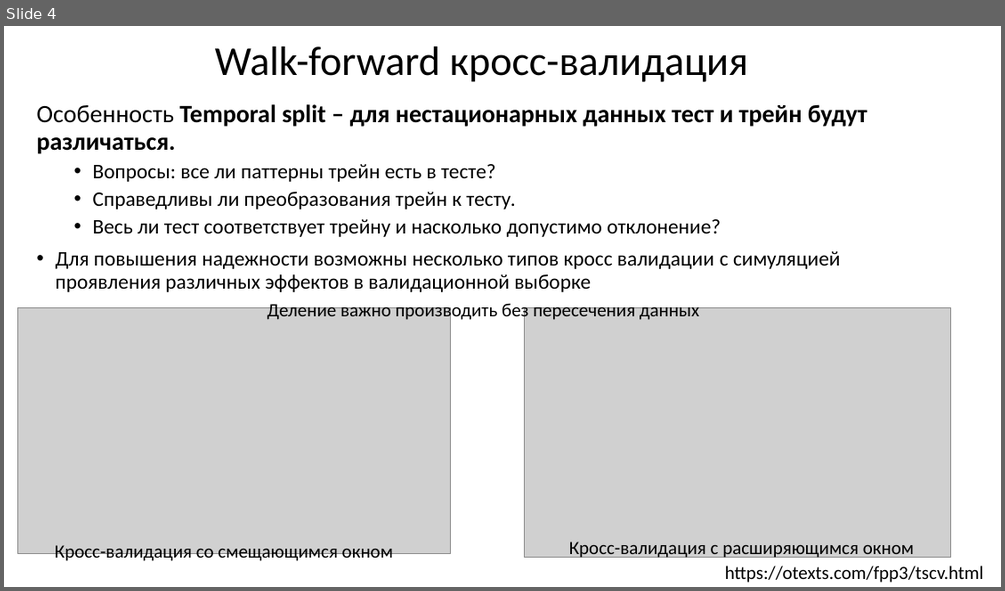
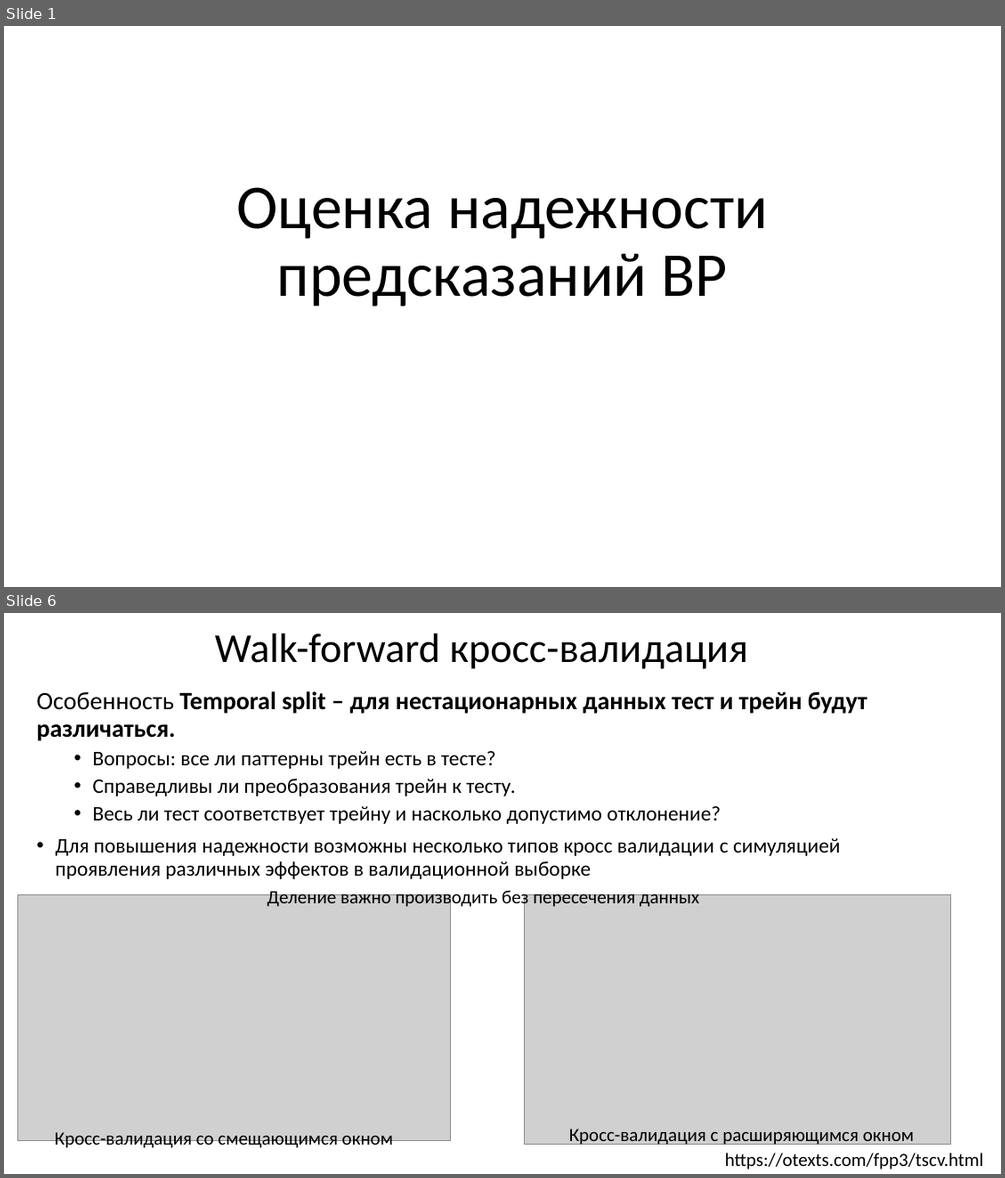
Before and after one commit to MVRonkin/TimeSeriesCourse, a slide deck: 2025/04-2 Оценка качества предсказаний ВР.pptx. Shown one above the other, each under a label of ours: slide 4 before the commit, slides 1 and 6 after it; the slides between them are not shown. The pictures are 1005x591 and 1005x1178 pixels, drawn with LibreOffice and Linux fonts; fonts in the diff are those of the drawing; grey boxes stand for pictures. Boxes give left, top, right and bottom in pixels: in the first picture for what was removed or moved away, otherwise in the second. Text is boxed around its words. In the diff, an @@ line names an element or a change of style, - is before the commit and + after.

```diff
--- a/2025/04-2 Оценка качества предсказаний ВР.pptx
+++ b/2025/04-2 Оценка качества предсказаний ВР.pptx
@@ slide 1 added at <box>4,26,1001,587</box>, background #FFFFFF @@
@@ title added at <box>237,187,768,306</box>, 60 pt, text #000000 @@
+Оценка надежности предсказаний ВР
@@ what was slide 4 is now slide 6 @@
```
Also in this commit, not shown: 8 slides changed, 11 other slides added, 1 other file.
